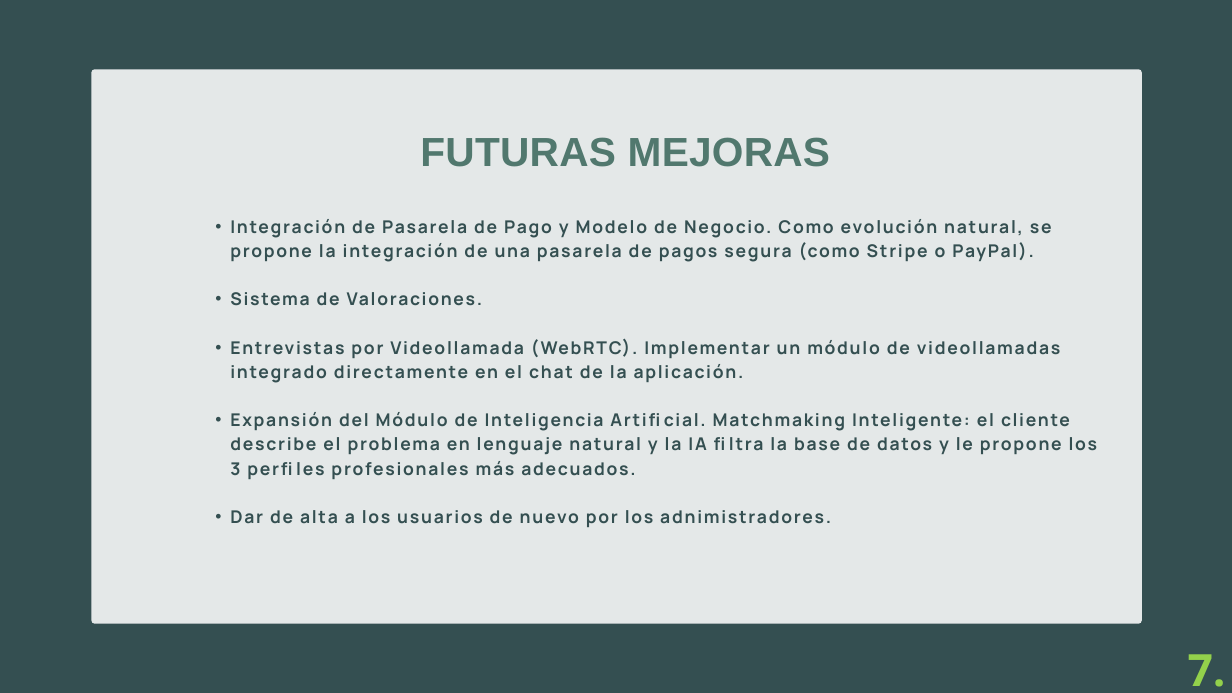
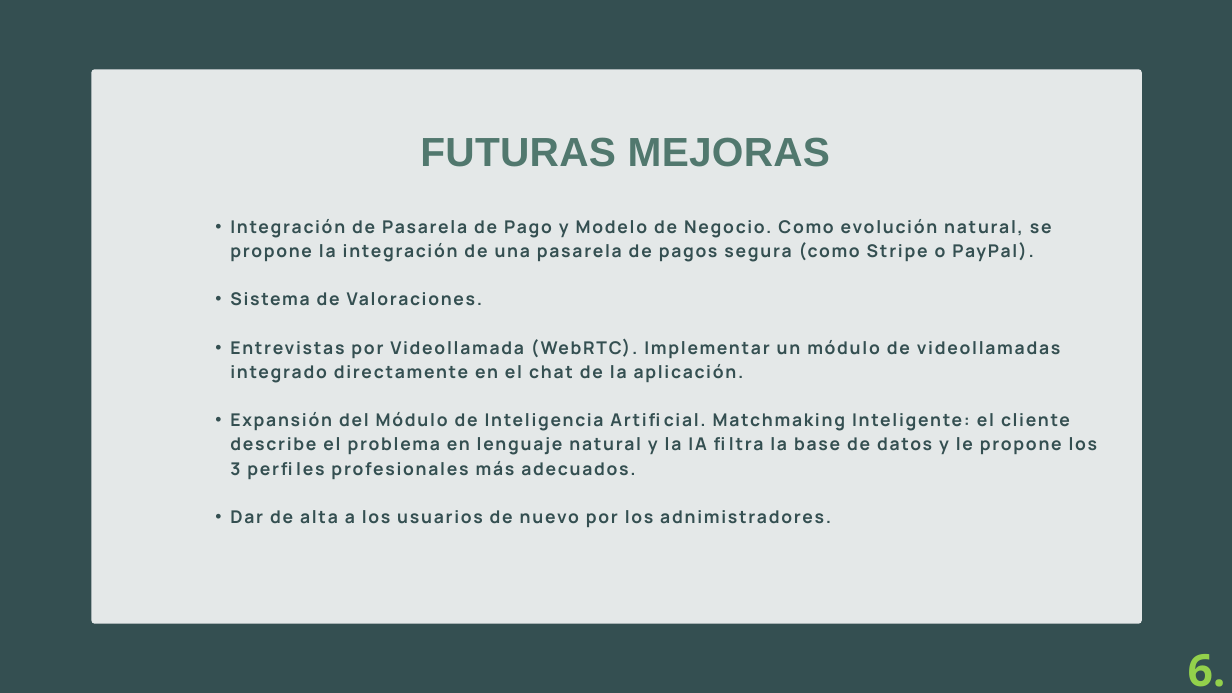
Before and after one commit to egilp04/TFG_Cuidados, a slide deck: slide 8 of documentacion_extra/presentacion/cuidaDos.pptx (slide 9 before the commit). Drawn at 1232x693 pixels with LibreOffice and Linux fonts; fonts in the diff are those of the drawing. Boxes give left, top, right and bottom in pixels: in the first picture for what was removed or moved away, otherwise in the second. Text is boxed around its words. In the diff, an @@ line names an element or a change of style, - is before the commit and + after.

```diff
--- a/documentacion_extra/presentacion/cuidaDos.pptx
+++ b/documentacion_extra/presentacion/cuidaDos.pptx
@@ text at bbox=[1188, 654, 1226, 687]: text changed @@
-7.
+6.
```
Also in this commit, not shown: 2 other slides changed, 1 other file.
